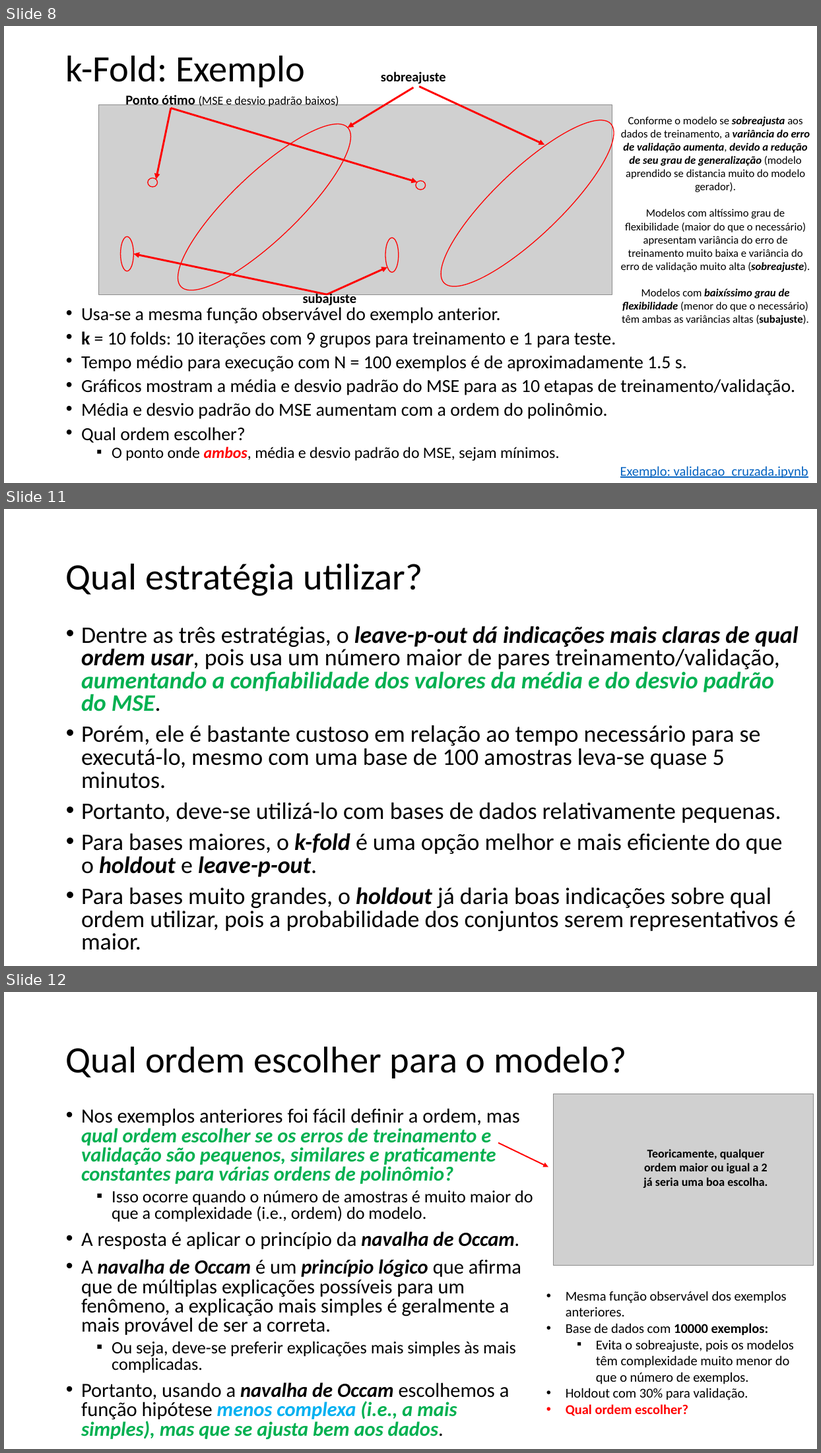
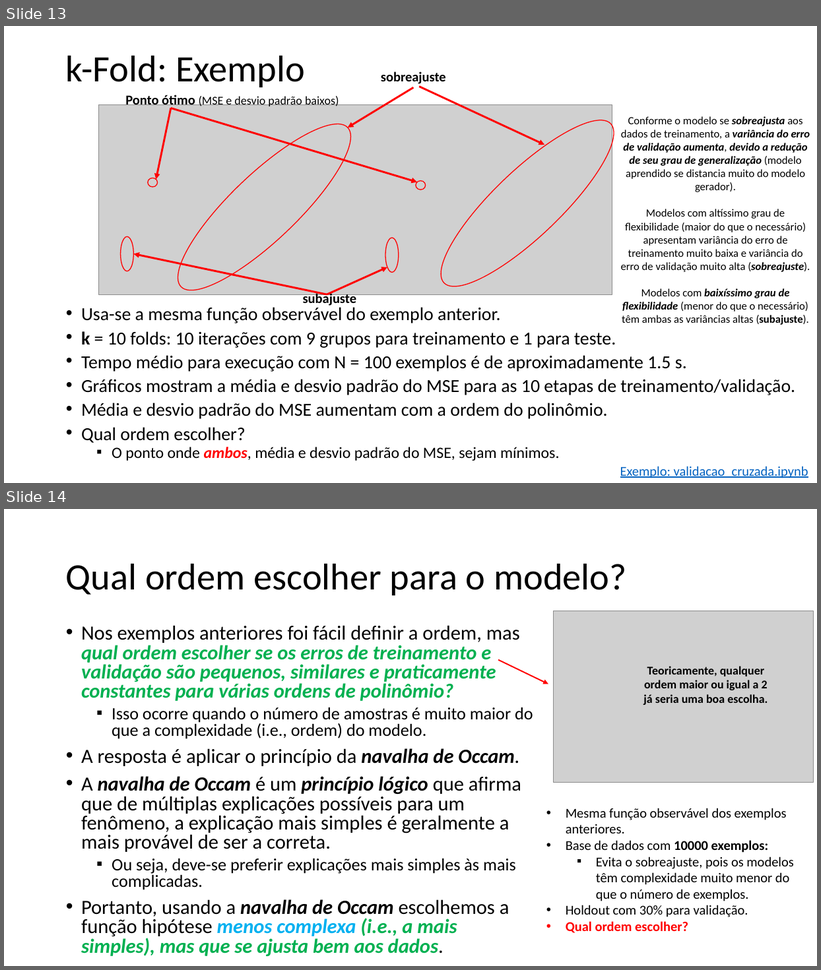
Before and after one commit to zz4fap/t319_aprendizado_de_maquina, a slide deck: slides/T319_Regressão_Linear (Parte V).pptx. Shown one above the other, each under a label of ours: slides 8, 11 and 12 before the commit, slides 13 and 14 after it; the slides between them are not shown. The pictures are 821x1453 and 821x970 pixels, drawn with LibreOffice and Linux fonts; fonts in the diff are those of the drawing; grey boxes stand for pictures. Boxes give left, top, right and bottom in pixels: in the first picture for what was removed or moved away, otherwise in the second. Text is boxed around its words. In the diff, an @@ line names an element or a change of style, - is before the commit and + after.

```diff
--- a/slides/T319_Regressão_Linear (Parte V).pptx
+++ b/slides/T319_Regressão_Linear (Parte V).pptx
@@ slide 11 removed at <box>4,509,817,966</box>, background #FFFFFF @@
@@ title removed at <box>66,563,422,596</box> @@
-Qual estratégia utilizar?
@@ text removed at <box>81,626,799,951</box> @@
-• Dentre as três estratégias, o leave-p-out dá indicações mais claras de qual ordem usar, pois usa um número maior de pares treinamento/validação, aumentando a confiabilidade dos valores da média e do desvio padrão do MSE.
-• Porém, ele é bastante custoso em relação ao tempo necessário para se executá-lo, mesmo com uma base de 100 amostras leva-se quase 5 minutos.
-• Portanto, deve-se utilizá-lo com bases de dados relativamente pequenas.
-• Para bases maiores, o k-fold é uma opção melhor e mais eficiente do que o holdout e leave-p-out.
-• Para bases muito grandes, o holdout já daria boas indicações sobre qual ordem utilizar, pois a probabilidade dos conjuntos serem representativos é maior.
@@ what was slide 8 is now slide 13 @@
@@ what was slide 12 is now slide 14 @@
```
Also in this commit, not shown: 3 slides changed, 6 slides added, 3 other slides removed.
